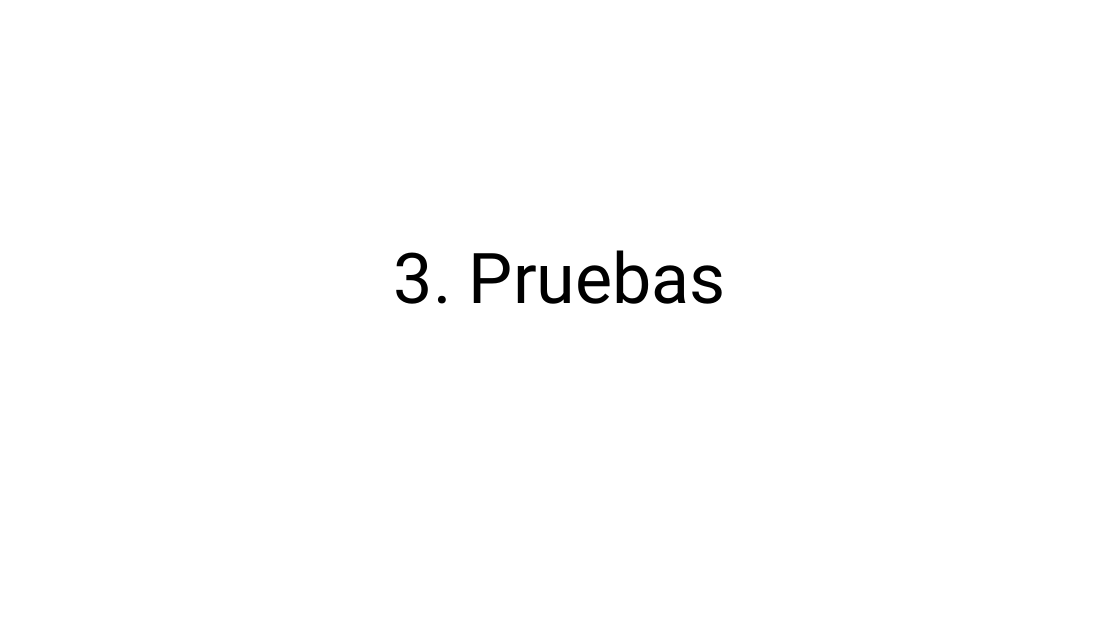
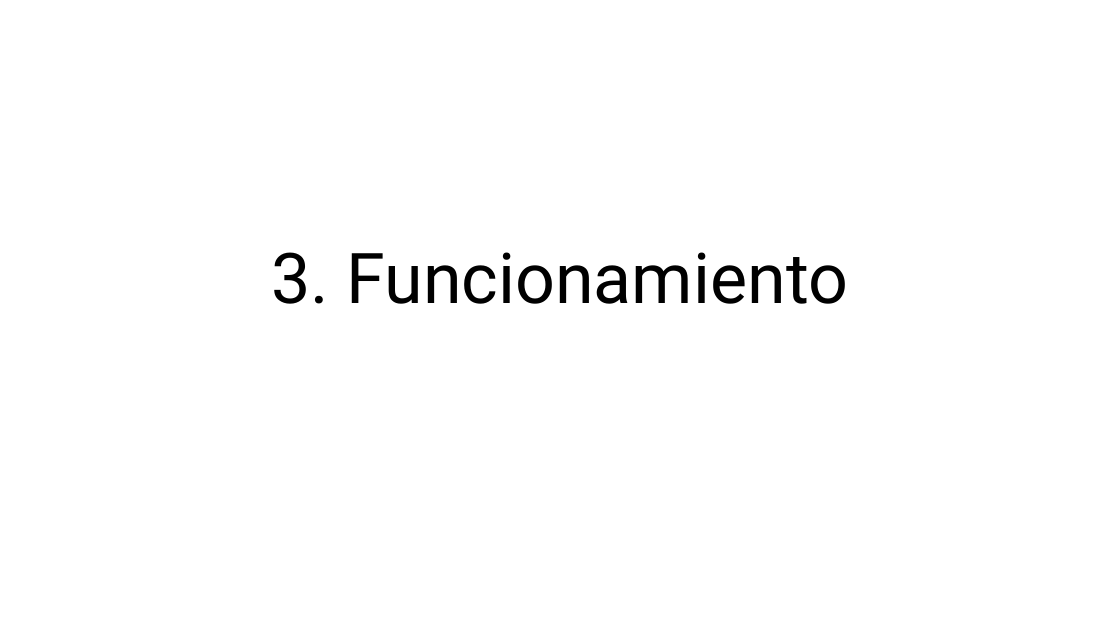
Before and after one commit to aludena18/Tesis, a slide deck: slide 23 of Telelocalización y Captura de Imágenes.pptx (slide 21 before the commit). Drawn at 1120x630 pixels with LibreOffice and Linux fonts; fonts in the diff are those of the drawing. Boxes give left, top, right and bottom in pixels: in the first picture for what was removed or moved away, otherwise in the second. Text is boxed around its words. In the diff, an @@ line names an element or a change of style, - is before the commit and + after.

Commit message:
ppt

```diff
--- a/Telelocalización y Captura de Imágenes.pptx
+++ b/Telelocalización y Captura de Imágenes.pptx
@@ title at (271, 252, 849, 304): text changed @@
-3. Pruebas
+3. Funcionamiento
```
Also in this commit, not shown: 1 other slide changed, 2 slides added.
